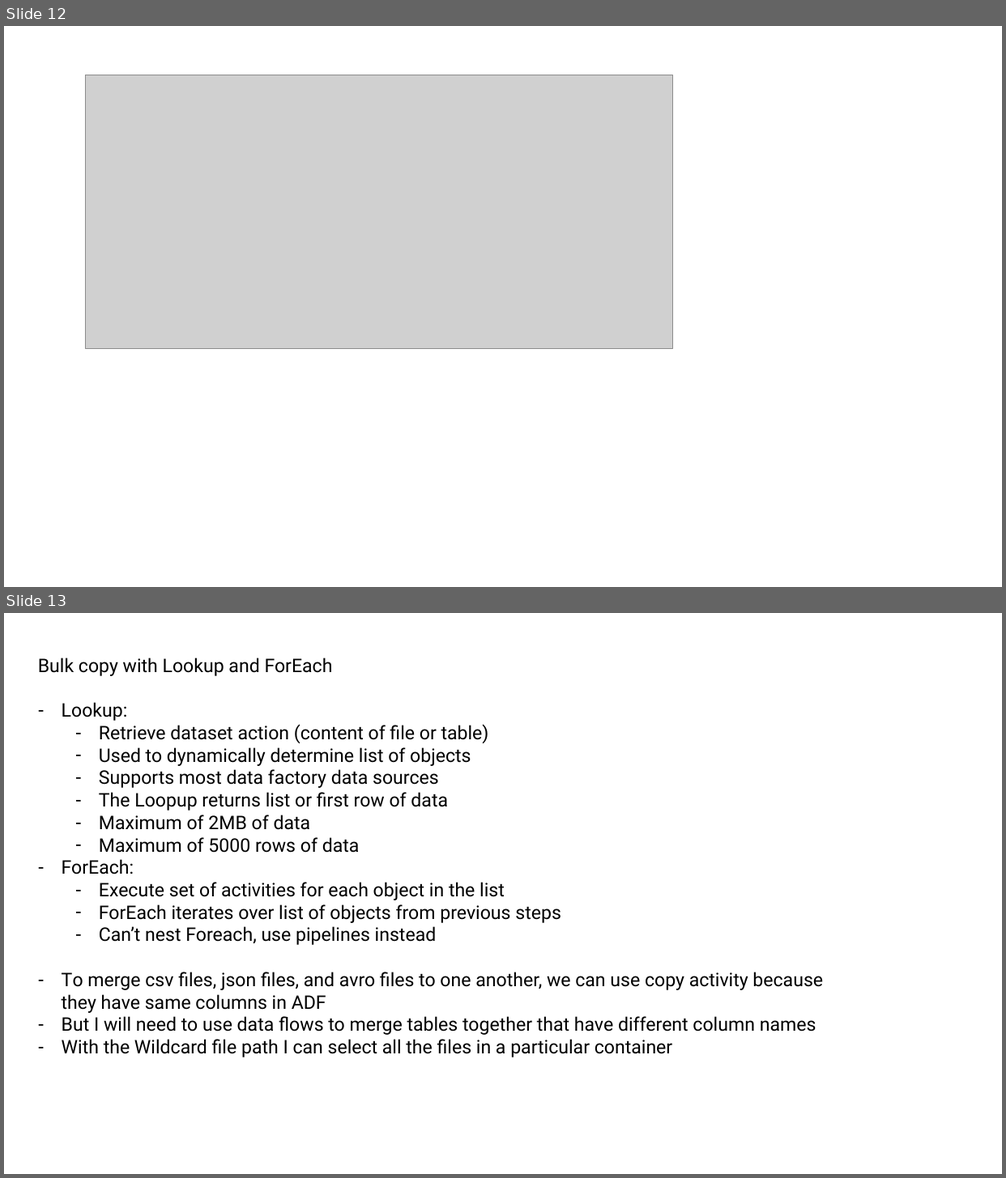
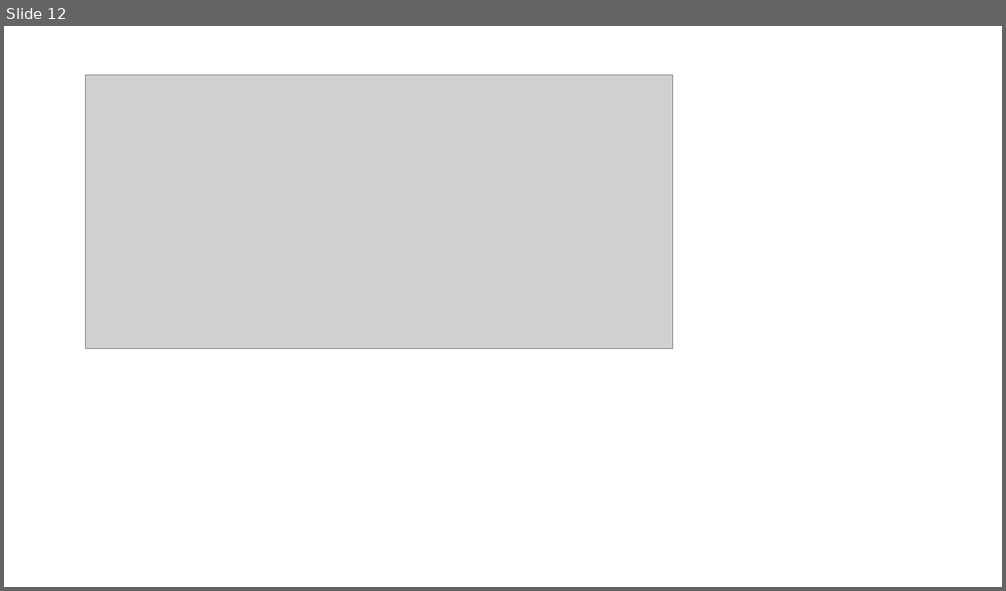
Before and after one commit to HiImPian/DEA_Rockfeather, a slide deck: DEA_solution.pptx. Shown one above the other, each under a label of ours: slides 12 and 13 before the commit, slide 12 after it. The pictures are 1006x1178 and 1006x591 pixels, drawn with LibreOffice and Linux fonts; fonts in the diff are those of the drawing; grey boxes stand for pictures. Boxes give left, top, right and bottom in pixels: in the first picture for what was removed or moved away, otherwise in the second. Text is boxed around its words. In the diff, an @@ line names an element or a change of style, - is before the commit and + after.

```diff
--- a/DEA_solution.pptx
+++ b/DEA_solution.pptx
@@ slide 13 removed at box(4, 613, 1002, 1174), background #FFFFFF @@
@@ text removed at box(38, 658, 823, 1058) @@
-Bulk copy with Lookup and ForEach
-– Lookup:
-  – Retrieve dataset action (content of file or table)
-  – Used to dynamically determine list of objects
-  – Supports most data factory data sources
-  – The Loopup returns list or first row of data
-  – Maximum of 2MB of data
-  – Maximum of 5000 rows of data
-– ForEach:
-  – Execute set of activities for each object in the list
-  – ForEach iterates over list of objects from previous steps
-  – Can’t nest Foreach, use pipelines instead
-– To merge csv files, json files, and avro files to one another, we can use copy activity because they have same columns in ADF
-– But I will need to use data flows to merge tables together that have different column names
-– With the Wildcard file path I can select all the files in a particular container
```
Also in this commit, not shown: 9 slides added, 1 other slide removed, 10 other files.
